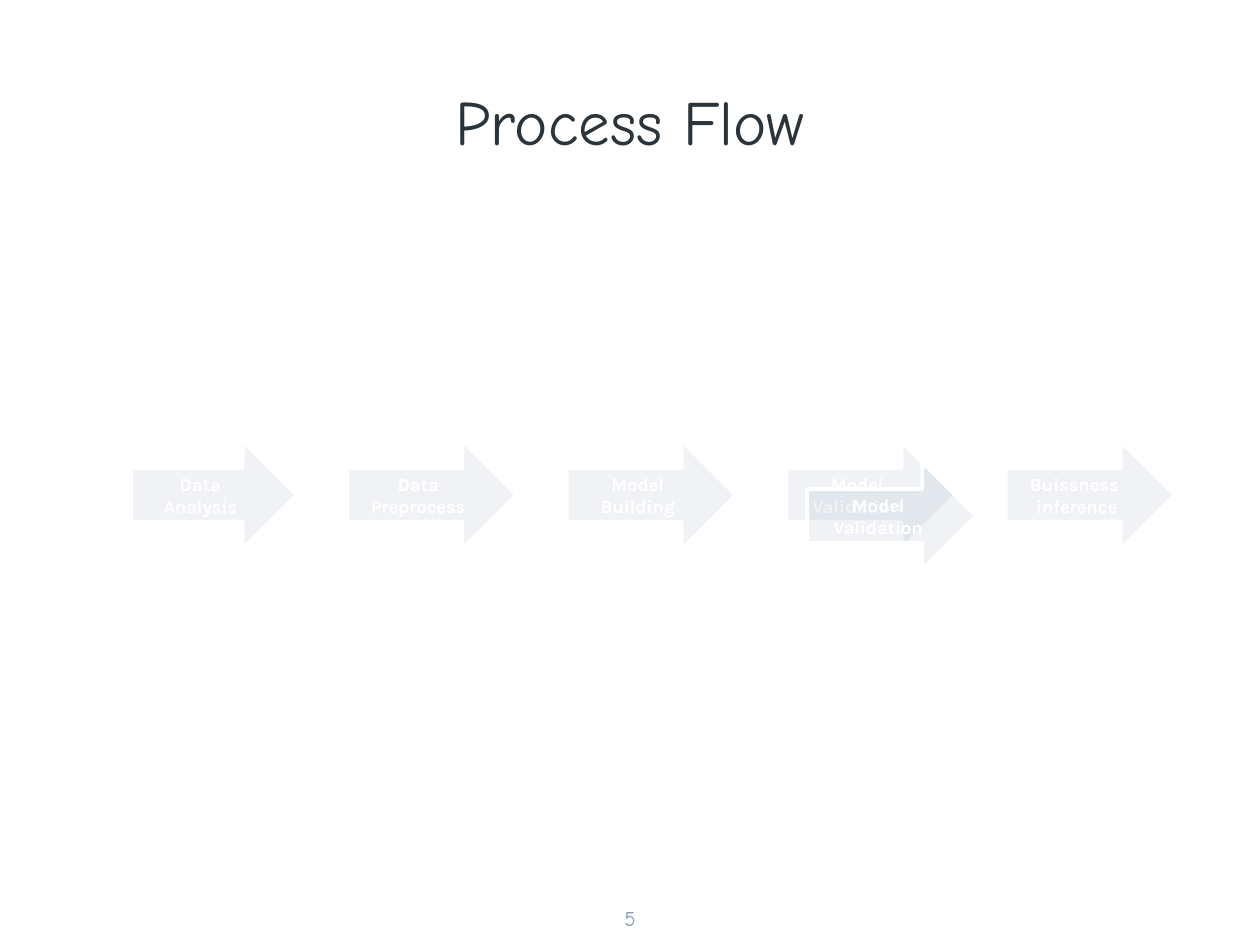
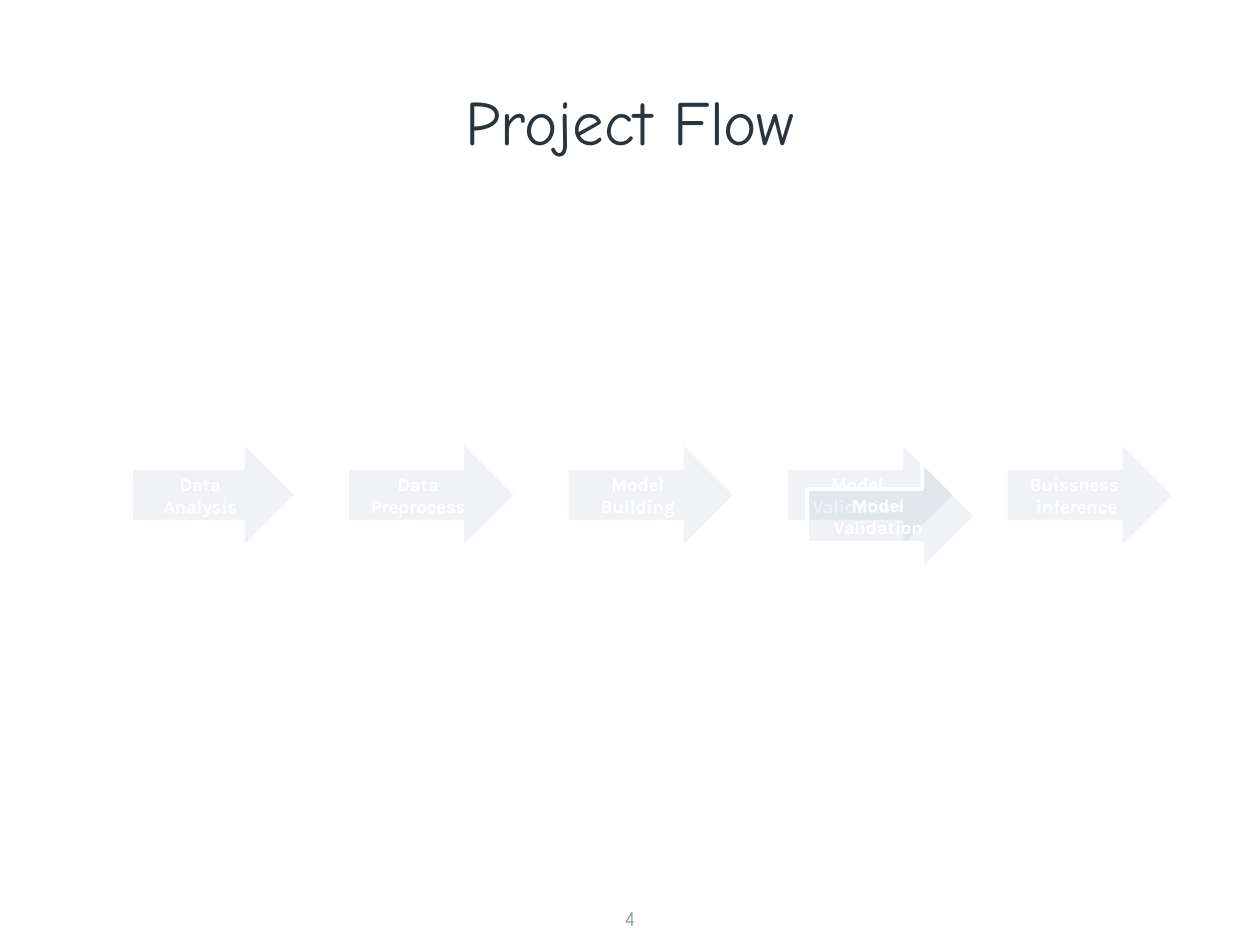
Before and after one commit to balag752/Ecommerce-clothing-recommendation-prediction, a slide deck: slide 4 of Document & Presentation/Project proposal.pptx (slide 5 before the commit). Drawn at 1260x945 pixels with LibreOffice and Linux fonts; fonts in the diff are those of the drawing; background and template pictures are left out. Boxes give left, top, right and bottom in pixels: in the first picture for what was removed or moved away, otherwise in the second. Text is boxed around its words. In the diff, an @@ line names an element or a change of style, - is before the commit and + after.

```diff
--- a/Document & Presentation/Project proposal.pptx
+++ b/Document & Presentation/Project proposal.pptx
@@ title at (x1=466, y1=102, x2=795, y2=157): text changed @@
-Process Flow
+Project Flow
@@ page number at (x1=625, y1=912, x2=635, y2=926): text changed @@
-5
+4
```
Also in this commit, not shown: 4 other slides changed, 2 slides added, 23 slides removed.
